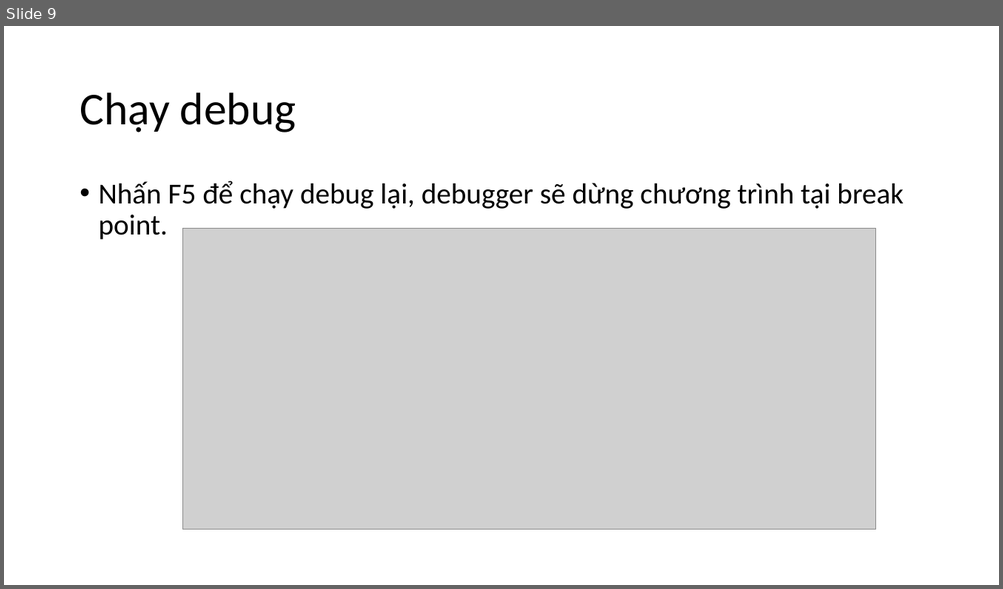
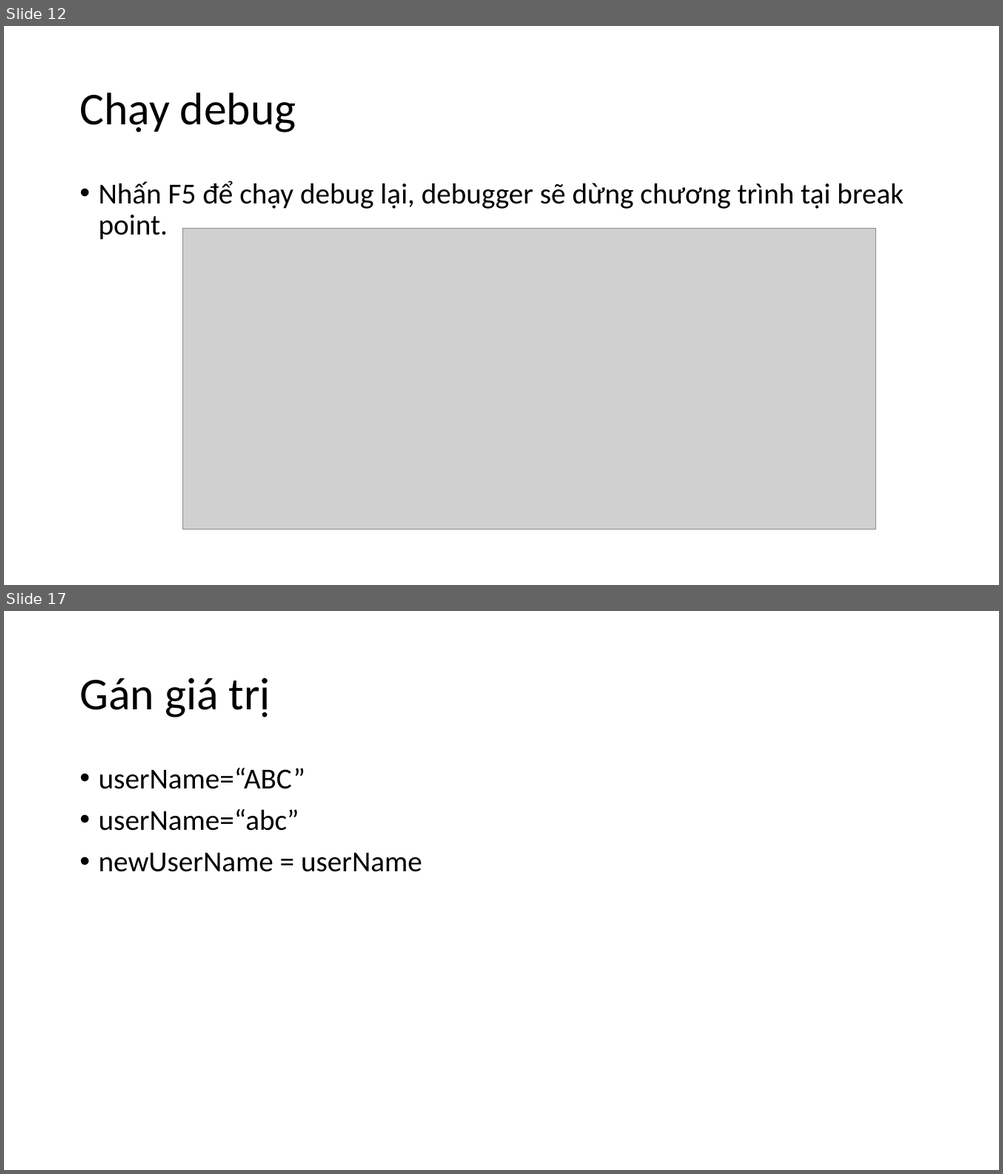
Before and after one commit to levinhhoang16/PyOpenCVCourse, a slide deck: Lecture/PythonCoban.pptx. Shown one above the other, each under a label of ours: slide 9 before the commit, slides 12 and 17 after it; the slides between them are not shown. The pictures are 1003x589 and 1003x1174 pixels, drawn with LibreOffice and Linux fonts; fonts in the diff are those of the drawing; grey boxes stand for pictures. Boxes give left, top, right and bottom in pixels: in the first picture for what was removed or moved away, otherwise in the second. Text is boxed around its words. In the diff, an @@ line names an element or a change of style, - is before the commit and + after.

```diff
--- a/Lecture/PythonCoban.pptx
+++ b/Lecture/PythonCoban.pptx
@@ slide 17 added at (x1=4, y1=611, x2=999, y2=1170), background #FFFFFF @@
@@ title added at (x1=79, y1=678, x2=270, y2=718), 44 pt, text #000000 @@
+Gán giá trị
@@ text added at (x1=99, y1=768, x2=422, y2=872), 28 pt, text #000000 @@
+• userName=“ABC”
+• userName=“abc”
+• newUserName = userName
@@ what was slide 9 is now slide 12 @@
```
Also in this commit, not shown: 8 other slides added, 1 slide removed.
